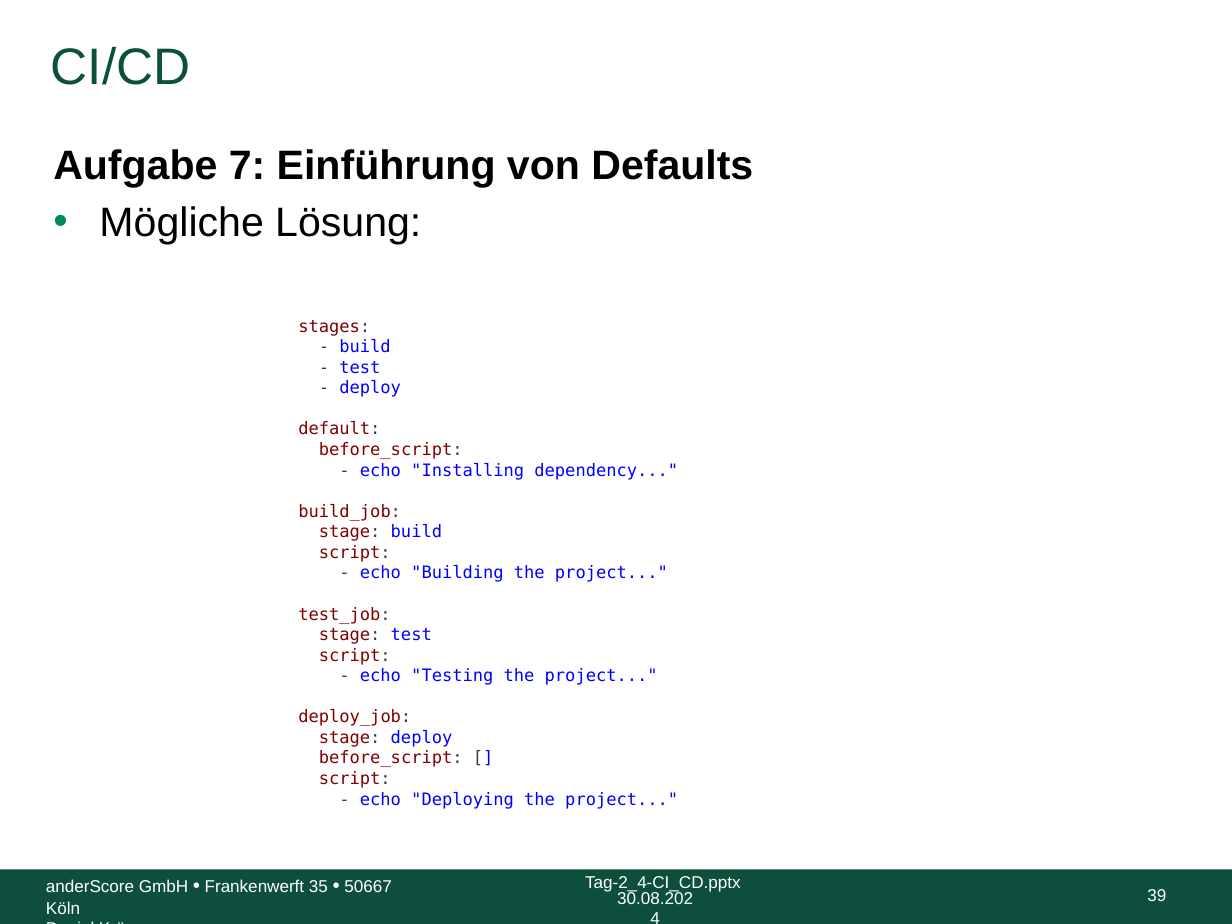
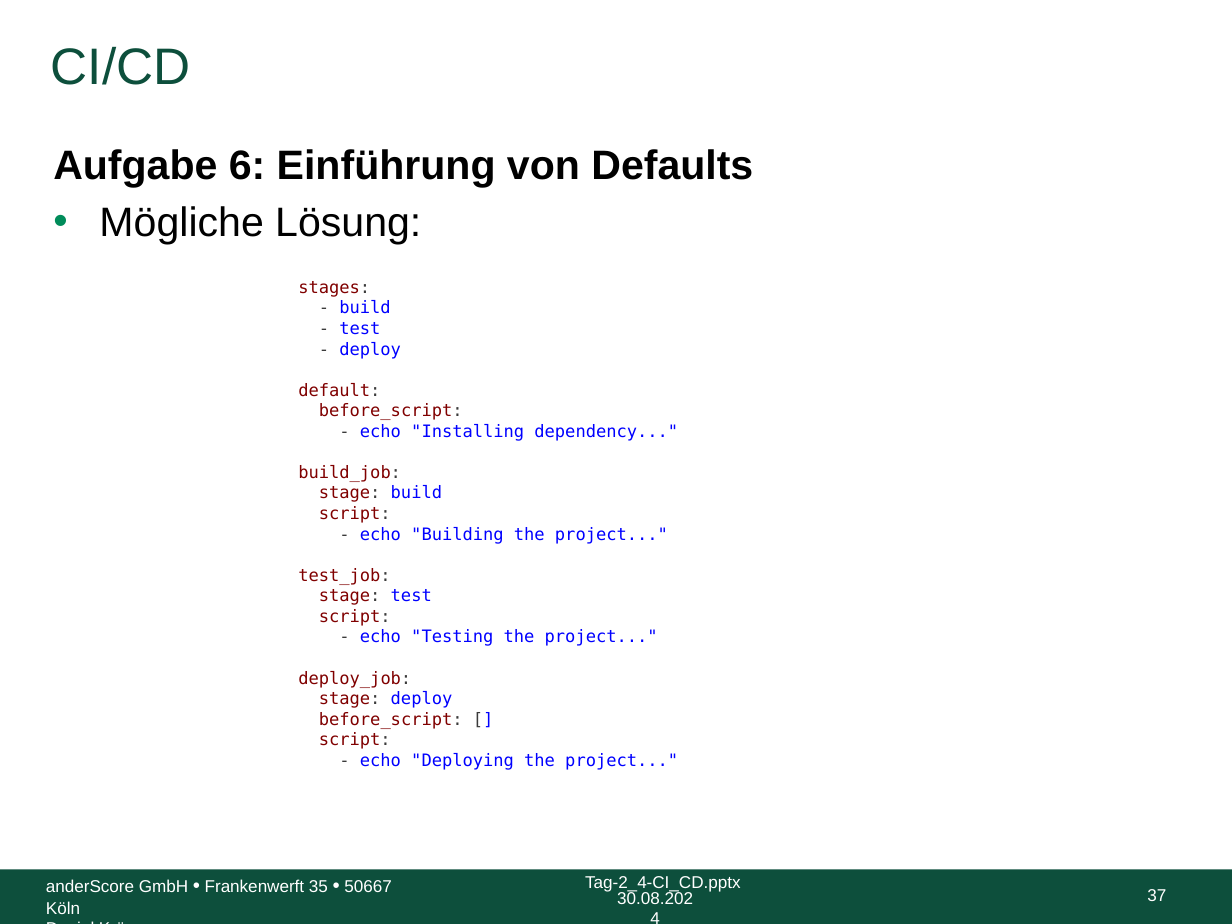
Before and after one commit to anderscore-gmbh/gitlab, a slide deck: slide 37 of slides/Tag-2_4-CI_CD.pptx (slide 39 before the commit). Drawn at 1232x924 pixels with LibreOffice and Linux fonts; fonts in the diff are those of the drawing; background and template pictures are left out. Boxes give left, top, right and bottom in pixels: in the first picture for what was removed or moved away, otherwise in the second. Text is boxed around its words. In the diff, an @@ line names an element or a change of style, - is before the commit and + after.

Commit message:
Aufgaben in 2-4 überarbeitet

```diff
--- a/slides/Tag-2_4-CI_CD.pptx
+++ b/slides/Tag-2_4-CI_CD.pptx
@@ text at (53, 149, 753, 187): text changed @@
-Aufgabe 7: Einführung von Defaults
+Aufgabe 6: Einführung von Defaults
@@ text "stages:": place and size @@
-text "stages:" at (298, 320, 678, 809)
+text "stages:" at (298, 281, 678, 770)
@@ page number at (1147, 889, 1166, 901): text changed @@
-39
+37
```
Also in this commit, not shown: 15 other slides changed, 2 slides removed.
